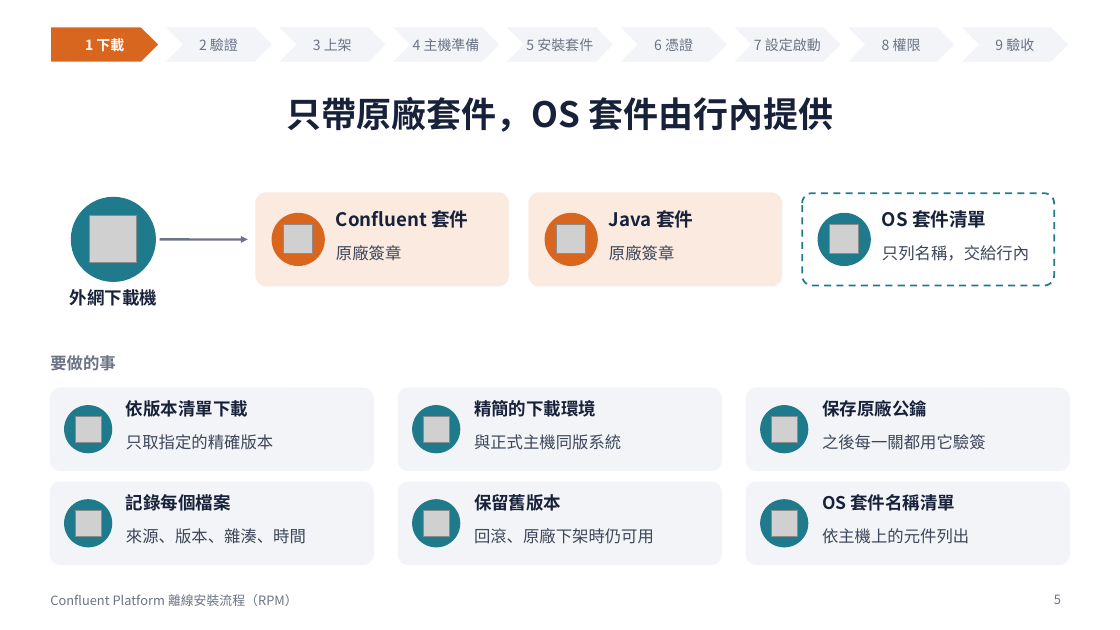
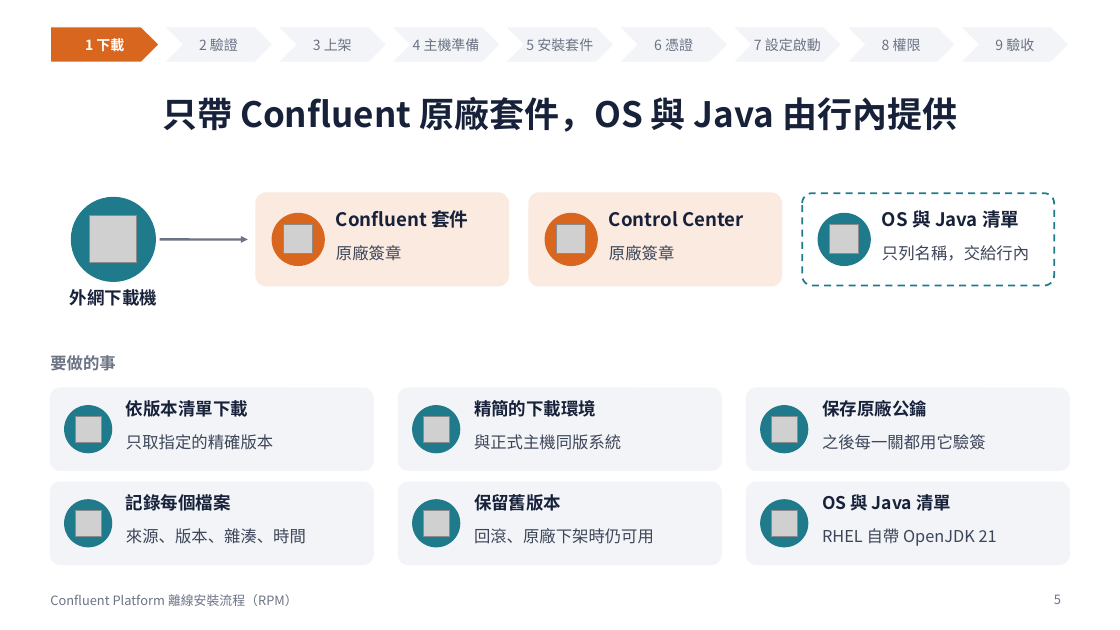
Before and after one commit to zxc81906119/kafka_install_ops, a slide deck: slide 5 of docs/Confluent-RPM安裝流程.pptx. Drawn at 1120x630 pixels with LibreOffice and Linux fonts; fonts in the diff are those of the drawing; grey boxes stand for pictures. Boxes give left, top, right and bottom in pixels: in the first picture for what was removed or moved away, otherwise in the second. Text is boxed around its words. In the diff, an @@ line names an element or a change of style, - is before the commit and + after.

```diff
--- a/docs/Confluent-RPM安裝流程.pptx
+++ b/docs/Confluent-RPM安裝流程.pptx
@@ title at (162, 96, 957, 132): text changed @@
-只帶原廠套件，OS 套件由行內提供
+只帶 Confluent 原廠套件，OS 與 Java 由行內提供
@@ text at (609, 211, 743, 227): text changed @@
-Java 套件
+Control Center
@@ text at (882, 210, 1019, 228): text changed @@
-OS 套件清單
+OS 與 Java 清單
@@ text at (822, 494, 951, 511): text changed @@
-OS 套件名稱清單
+OS 與 Java 清單
@@ text at (822, 528, 997, 546): text changed @@
-依主機上的元件列出
+RHEL 自帶 OpenJDK 21
```
Also in this commit, not shown: 7 other slides changed, 34 other files.
